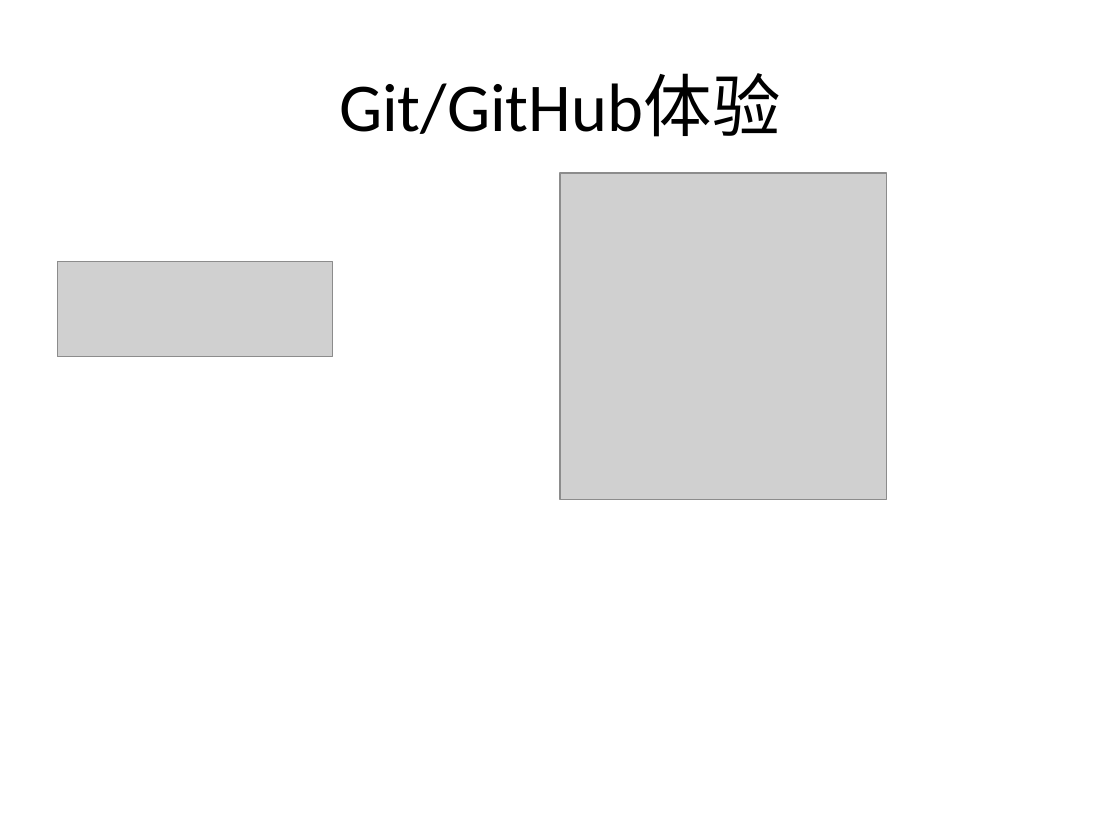
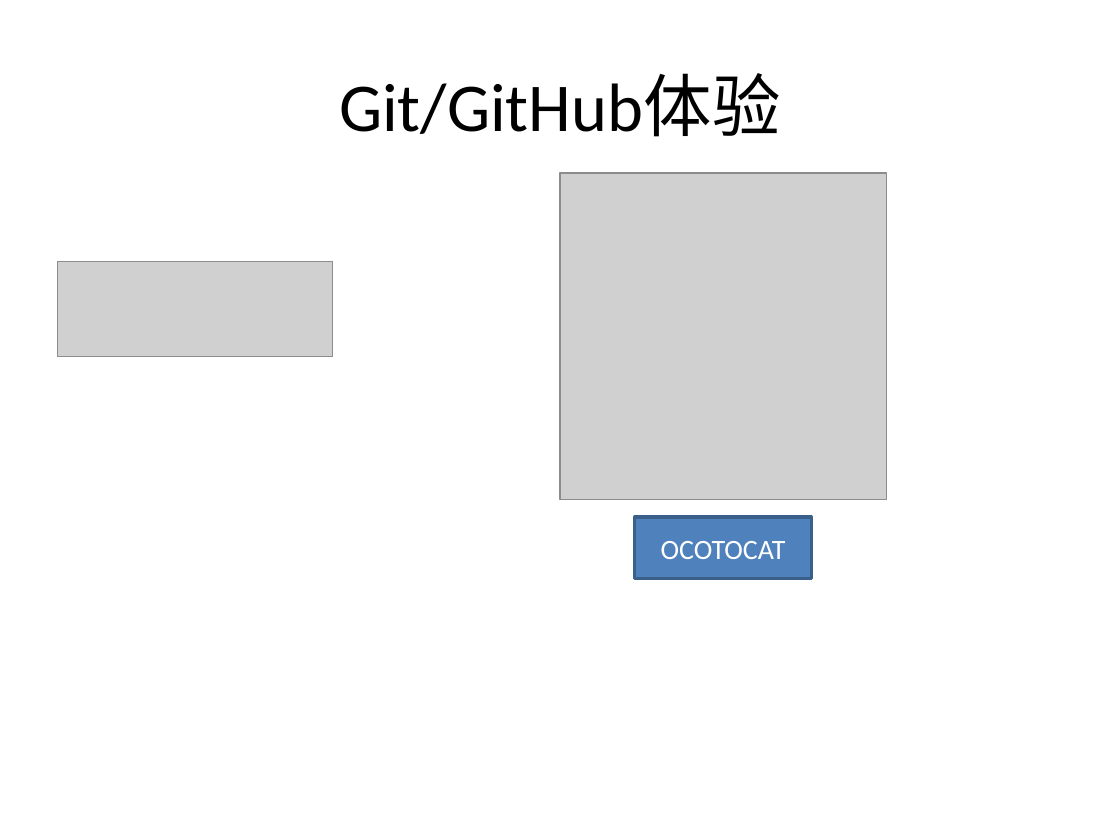
Before and after one commit to lftong/tong-doc, a slide deck: slide 10 of Git_Primer.pptx (slide 9 before the commit). Drawn at 1120x840 pixels with LibreOffice and Linux fonts; fonts in the diff are those of the drawing; grey boxes stand for pictures. Boxes give left, top, right and bottom in pixels: in the first picture for what was removed or moved away, otherwise in the second. Text is boxed around its words. In the diff, an @@ line names an element or a change of style, - is before the commit and + after.

```diff
--- a/Git_Primer.pptx
+++ b/Git_Primer.pptx
@@ rectangle added at (635,517,811,579), fill #4F81BD, outline #3A5F8C 2 pt, 18 pt, text #FFFFFF @@
+OCOTOCAT
```
Also in this commit, not shown: 2 other slides changed, 1 slide added.
